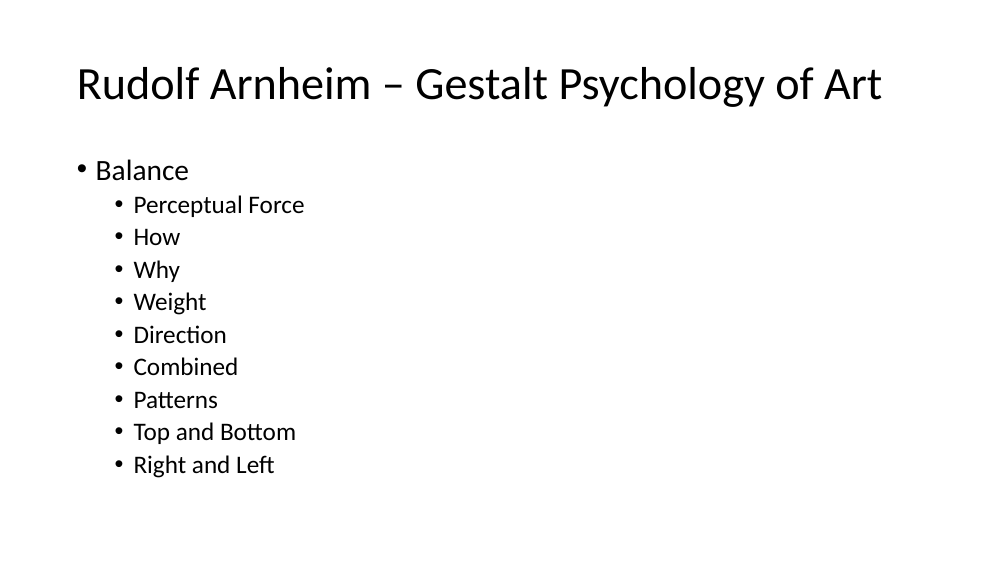
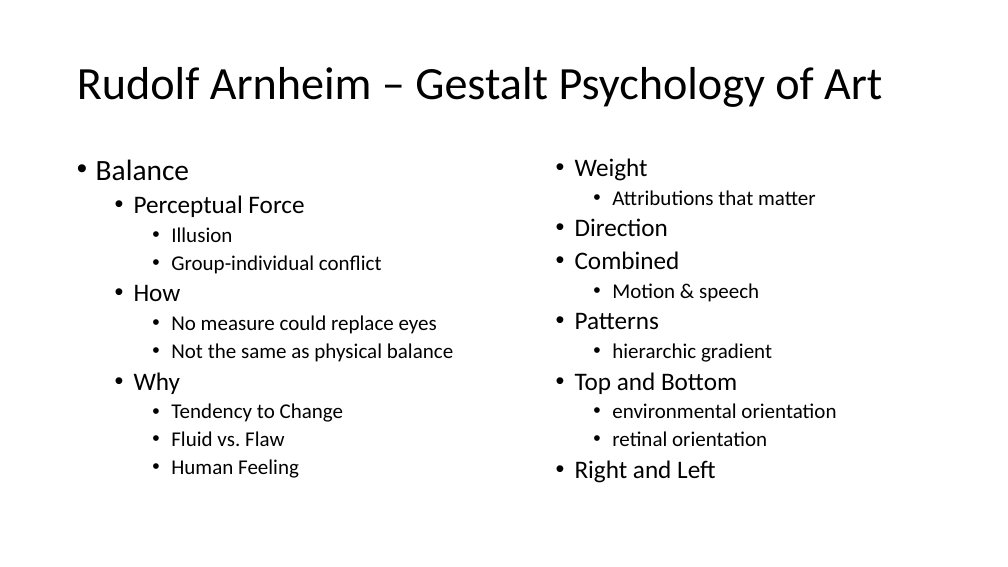
Before and after one commit to PatriciaXiao/Conclusion, a slide deck: slide 13 of Conclusion.pptx. Drawn at 1008x567 pixels with LibreOffice and Linux fonts; fonts in the diff are those of the drawing. Boxes give left, top, right and bottom in pixels: in the first picture for what was removed or moved away, otherwise in the second. Text is boxed around its words. In the diff, an @@ line names an element or a change of style, - is before the commit and + after.

```diff
--- a/Conclusion.pptx
+++ b/Conclusion.pptx
@@ text added at (575, 158, 836, 483), 20 pt, text #000000 @@
+  • Weight
+    • Attributions that matter
+  • Direction
+  • Combined
+    • Motion & speech
+  • Patterns
+    • hierarchic gradient
+  • Top and Bottom
+    • environmental orientation
+    • retinal orientation
+  • Right and Left
@@ text at (171, 227, 382, 274): paragraphs added @@
+    • Illusion
+    • Group-individual conflict
@@ text at (171, 315, 453, 362): paragraphs added @@
+    • No measure could replace eyes
+    • Not the same as physical balance
@@ text at (171, 403, 344, 478): text changed; size 24 to 20 pt @@
-  • Weight
-  • Direction
-  • Combined
-  • Patterns
-  • Top and Bottom
-  • Right and Left
+    • Tendency to Change
+    • Fluid vs. Flaw
+    • Human Feeling
```
Also in this commit, not shown: 4 other slides changed, 3 slides added, 4 other files.
